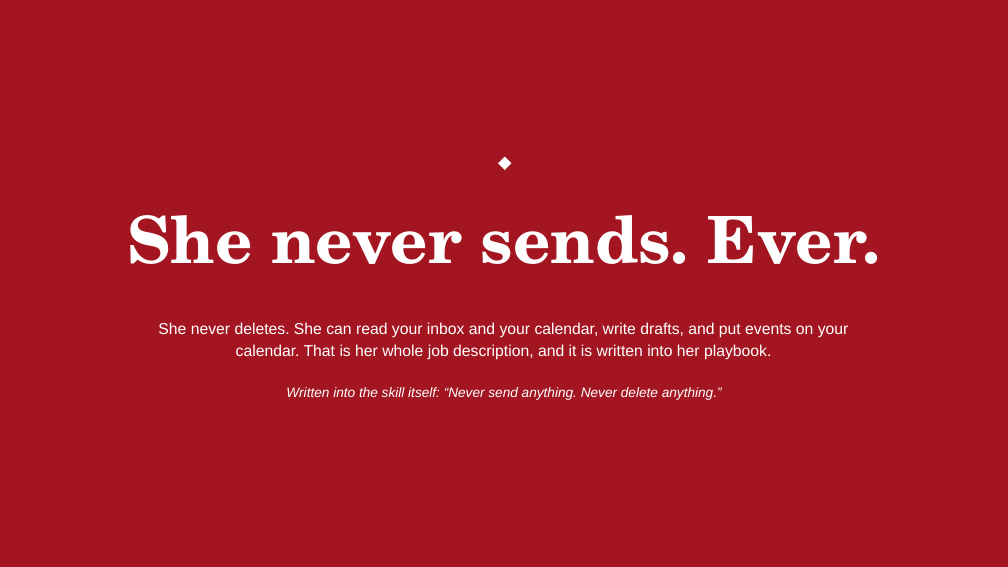
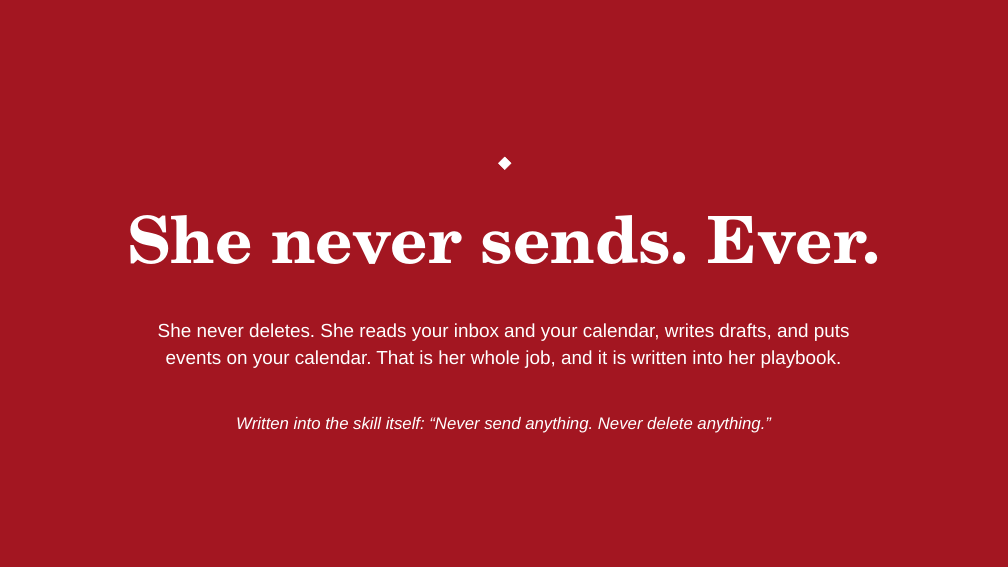
Before and after one commit to denisekgosnell/Donna, a slide deck: slide 12 of decks/build-your-own-donna-v3.pptx (slide 8 before the commit). Drawn at 1008x567 pixels with LibreOffice and Linux fonts; fonts in the diff are those of the drawing. Boxes give left, top, right and bottom in pixels: in the first picture for what was removed or moved away, otherwise in the second. Text is boxed around its words. In the diff, an @@ line names an element or a change of style, - is before the commit and + after.

```diff
--- a/decks/build-your-own-donna-v3.pptx
+++ b/decks/build-your-own-donna-v3.pptx
@@ text at bbox=[158, 323, 850, 368]: text changed; size 15 to 18 pt @@
-She never deletes. She can read your inbox and your calendar, write drafts, and put events on your calendar. That is her whole job description, and it is written into her playbook.
+She never deletes. She reads your inbox and your calendar, writes drafts, and puts events on your calendar. That is her whole job, and it is written into her playbook.
@@ text "Written into the skill itself: ...": place and size @@
-text "Written into the skill itself: ..." at bbox=[286, 387, 722, 400]
+text "Written into the skill itself: ..." at bbox=[236, 417, 771, 433]
@@ text "Written into the skill itself: ..." at bbox=[236, 417, 771, 433]: size 13 to 16 pt @@
```
Also in this commit, not shown: 26 other slides changed, 4 slides added, 18 other files.
